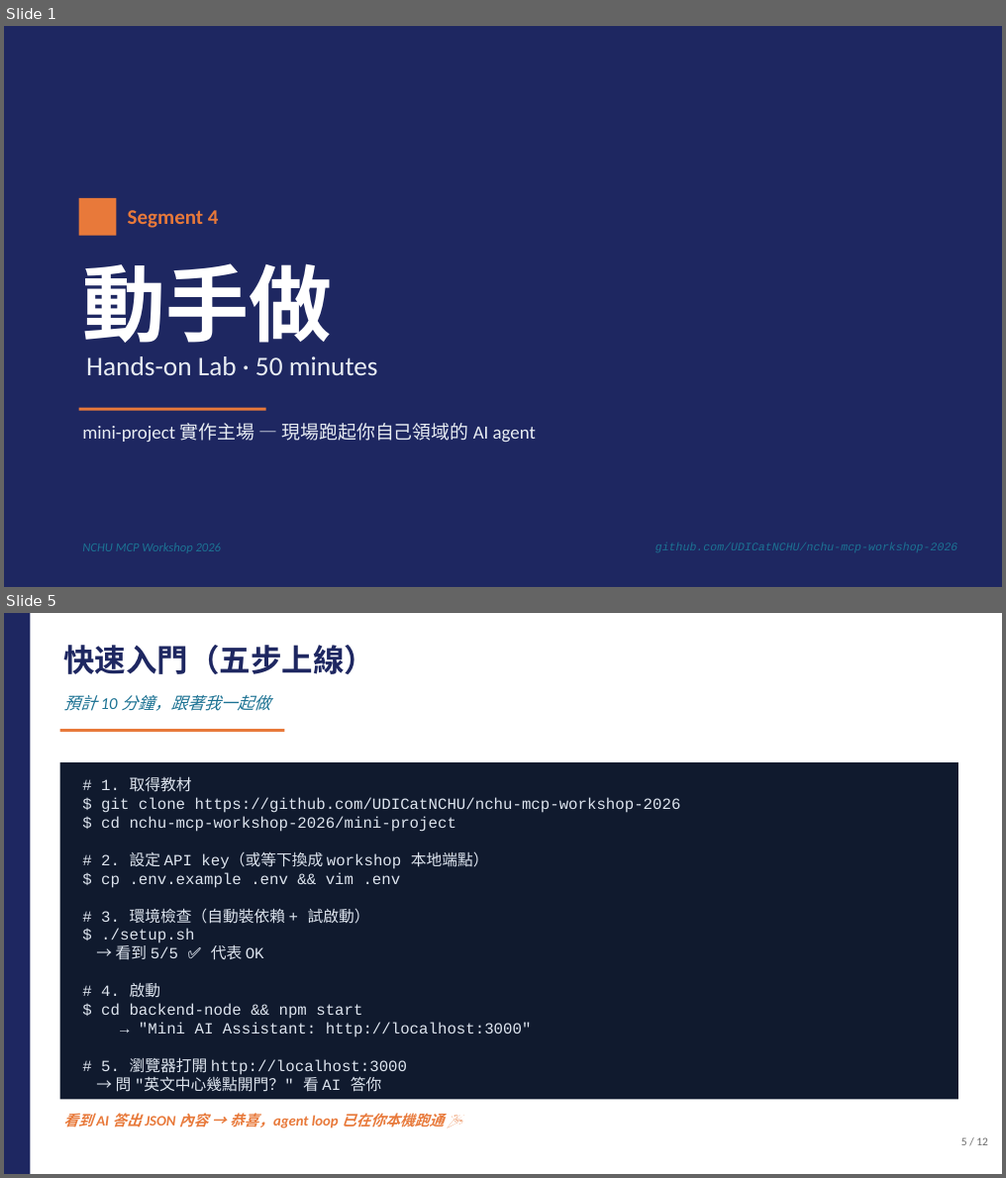
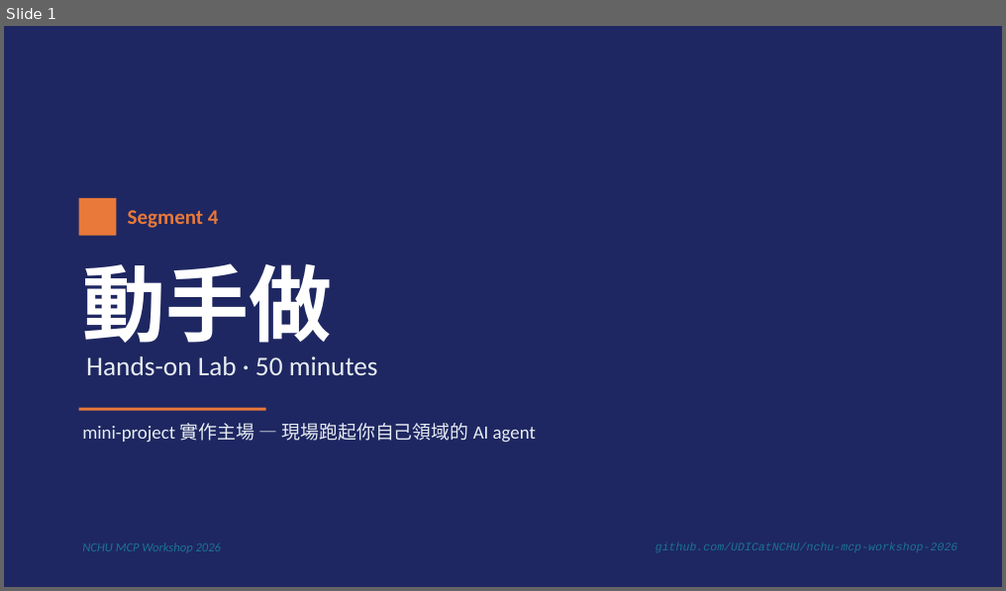
Before and after one commit to UDICatNCHU/nchu-mcp-workshop-2026, a slide deck: 04-hands-on-lab.pptx. Shown one above the other, each under a label of ours: slides 1 and 5 before the commit, slide 1 after it; the slides between them are not shown. The pictures are 1006x1178 and 1006x591 pixels, drawn with LibreOffice and Linux fonts; fonts in the diff are those of the drawing. Boxes give left, top, right and bottom in pixels: in the first picture for what was removed or moved away, otherwise in the second. Text is boxed around its words. In the diff, an @@ line names an element or a change of style, - is before the commit and + after.

Commit message:
feat: strengthen Segment 4 hands-on deck (12 → 15 slides, code-truth aligned)
Round 1 — pacing & facilitation (12 → 14):
- Slide 5 NEW: 行前準備 4 步驟（git clone / API key / .env / setup.sh）
- Slide 6 (was Quick Start) 砍成 3 步驟現場版
- Slide 7 (was Slide 10) 上提為「選你的 LLM 路線」雙欄對照
- Slide 13 NEW: Show & Tell facilitation prompt（35–45 min 交叉展示）

Round 2 — 用 mini-project 真程式碼強化（14 → 15）:
- Slide 5 NEW: 「agent loop 真實長這樣」秀 llm-client.js:23-69 簡化版
  + 三張註腳卡（餵 / 結束 / 工具）+ maxIterations 護欄
- Slide 4 架構圖：↓ 改 ⇅、加「LLM API」旁支 + ⟷ 箭頭，破除單向 pipeline 錯覺
- Slide 7 Quick Start：拆「你輸入 / 你應該看到」雙 code block，秀真實 console output
- Slide 8 路線選擇：加「N+M 的甜蜜」mini-block，並排
  getAnthropicTools() vs getOpenAITools() 4 行 adapter 差別
- Slide 11 docstring：bad/good 假 code → hello_tool vs teachers_tool 真實對照
  （含跨工具線索「通常在 search_teachers 找到候選名單後再呼叫」）
- Slide 13 卡點補 2 條：config.json key vs FastMCP() 名稱不一致 / uv sync 沒跑

Other:
- CLAUDE.md: Segment 1 標籤從「🔨 製作中」修正為「✅ 初稿完成（21 張）」

```diff
--- a/04-hands-on-lab.pptx
+++ b/04-hands-on-lab.pptx
@@ slide 5 removed at bbox=[4, 613, 1002, 1174], background #FFFFFF @@
@@ rectangle removed at bbox=[4, 613, 1002, 1174] @@
@@ rectangle removed at bbox=[4, 613, 30, 1174] @@
@@ text removed at bbox=[63, 645, 375, 674] @@
-快速入門（五步上線）
@@ text removed at bbox=[63, 695, 270, 711] @@
-預計 10 分鐘，跟著我一起做
@@ rectangle removed at bbox=[60, 729, 285, 732] @@
@@ rectangle removed at bbox=[60, 762, 958, 1100] @@
@@ text removed at bbox=[101, 776, 681, 1092] @@
-# 1. 取得教材
-$ git clone https://github.com/UDICatNCHU/nchu-mcp-workshop-2026
-$ cd nchu-mcp-workshop-2026/mini-project
-# 2. 設定 API key（或等下換成 workshop 本地端點）
-$ cp .env.example .env && vim .env
-# 3. 環境檢查（自動裝依賴 + 試啟動）
-$ ./setup.sh
-→ 看到 5/5 ✅ 代表 OK
-# 4. 啟動
-$ cd backend-node && npm start
-→ "Mini AI Assistant: http://localhost:3000"
-# 5. 瀏覽器打開 http://localhost:3000
-→ 問 "英文中心幾點開門？" 看 AI 答你
@@ text removed at bbox=[63, 1113, 444, 1129] @@
-看到 AI 答出 JSON 內容 → 恭喜，agent loop 已在你本機跑通 🎉
@@ text removed at bbox=[961, 1138, 988, 1146] @@
-5 / 12
```
Also in this commit, not shown: 6 slides changed, 7 slides added, 3 other slides removed, 2 other files.
